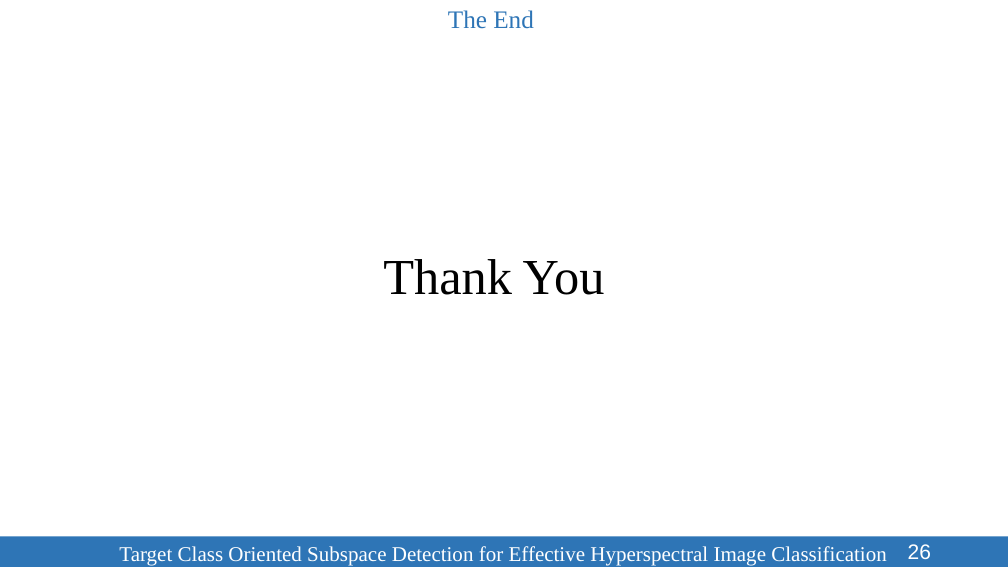
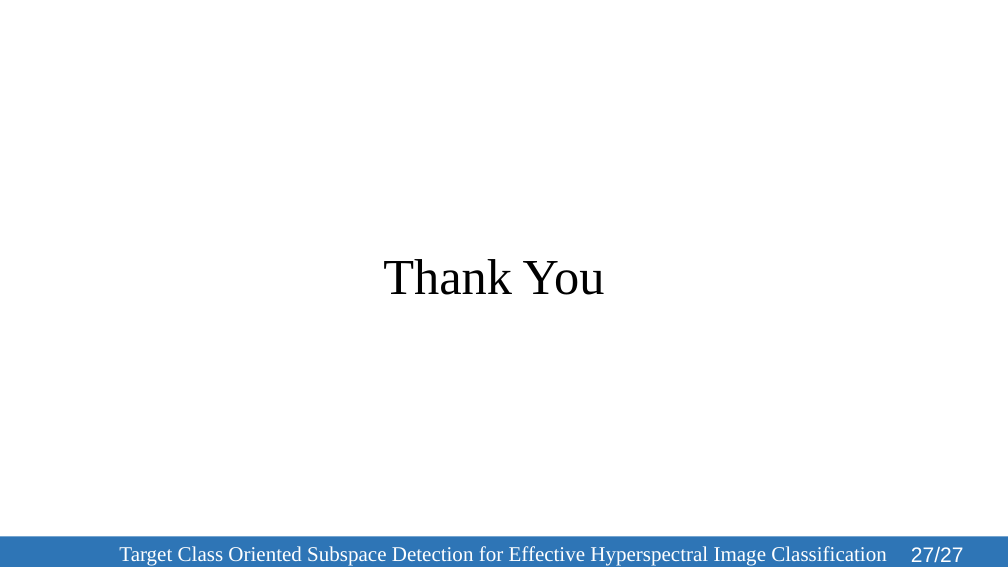
Before and after one commit to SleepyBrain/Remote-Sensing, a slide deck: slide 27 of Presentation/TCOSD-123086.pptx (slide 26 before the commit). Drawn at 1008x567 pixels with LibreOffice and Linux fonts; fonts in the diff are those of the drawing. Boxes give left, top, right and bottom in pixels: in the first picture for what was removed or moved away, otherwise in the second. Text is boxed around its words. In the diff, an @@ line names an element or a change of style, - is before the commit and + after.

```diff
--- a/Presentation/TCOSD-123086.pptx
+++ b/Presentation/TCOSD-123086.pptx
@@ text removed at box(448, 10, 534, 29) @@
-The End
@@ page number at box(911, 546, 964, 562): text changed @@
-26
+27/27
```
Also in this commit, not shown: 16 other slides changed, 1 slide added, 4 other files.
